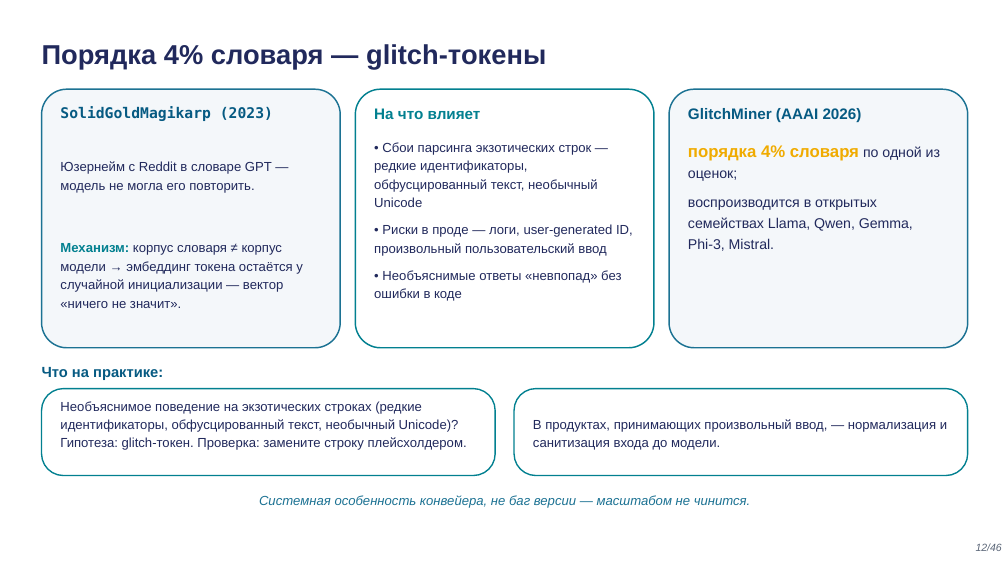
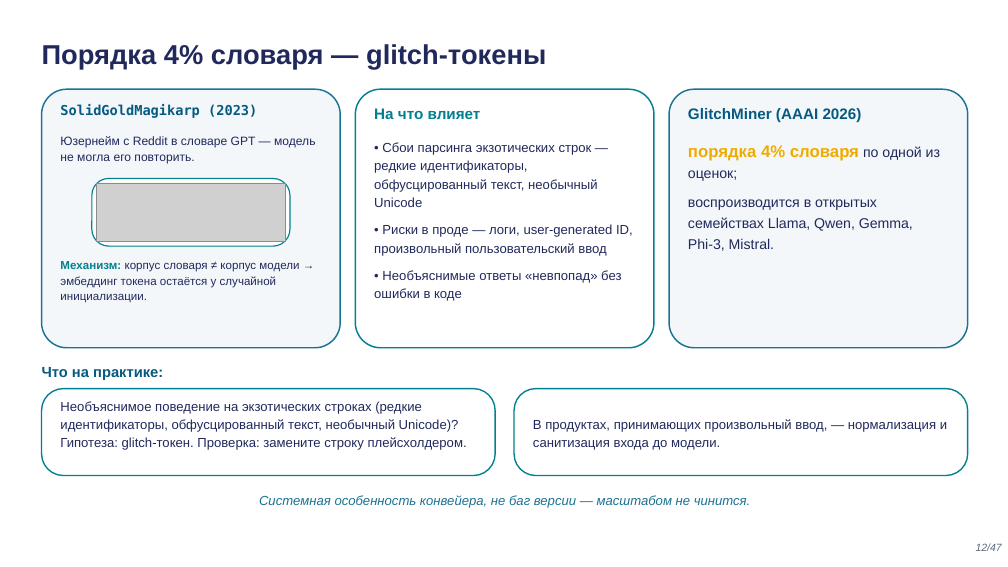
Before and after one commit to tellina-study/AI-usage-lessons, a slide deck: slide 12 of library/lectures/lec-02/rendered/lec-02.pptx. Drawn at 1008x567 pixels with LibreOffice and Linux fonts; fonts in the diff are those of the drawing; grey boxes stand for pictures. Boxes give left, top, right and bottom in pixels: in the first picture for what was removed or moved away, otherwise in the second. Text is boxed around its words. In the diff, an @@ line names an element or a change of style, - is before the commit and + after.

```diff
--- a/library/lectures/lec-02/rendered/lec-02.pptx
+++ b/library/lectures/lec-02/rendered/lec-02.pptx
@@ text "SolidGoldMagikarp (2023)" at <box>60,104,257,118</box>: size 14 to 13 pt @@
@@ text "Юзернейм с Reddit в словаре ...": place and size @@
-text "Юзернейм с Reddit в словаре ..." at <box>60,161,272,193</box>
+text "Юзернейм с Reddit в словаре ..." at <box>60,136,315,164</box>
@@ text "Юзернейм с Reddit в словаре ..." at <box>60,136,315,164</box>: size 12.5 to 11.5 pt; line spacing 1.18 to 1.12 @@
@@ rounded rectangle added at <box>92,178,290,247</box>, fill #FFFFFF, outline #028090 1.1 pt @@
@@ picture added at <box>96,183,285,242</box> @@
@@ text at <box>60,261,299,303</box>: text changed; size 12.5 to 11 pt @@
-Механизм: корпус словаря ≠ корпус модели → эмбеддинг токена остаётся у случайной инициализации — вектор «ничего не значит».
+Механизм: корпус словаря ≠ корпус модели → эмбеддинг токена остаётся у случайной инициализации.
@@ text at <box>976,543,1002,551</box>: text changed @@
-12/46
+12/47
```
Also in this commit, not shown: 45 other slides changed, 48 other files.
